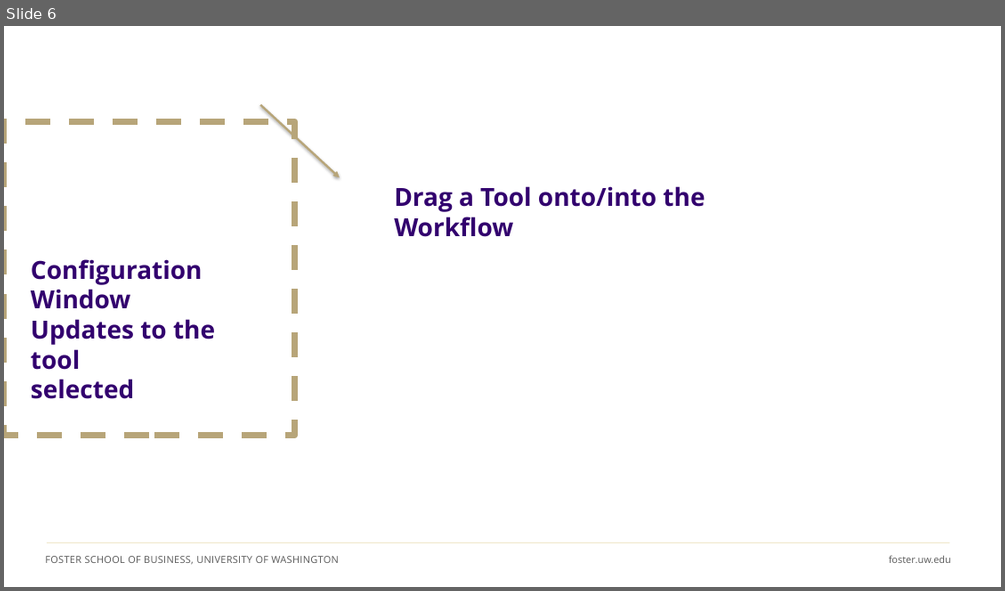
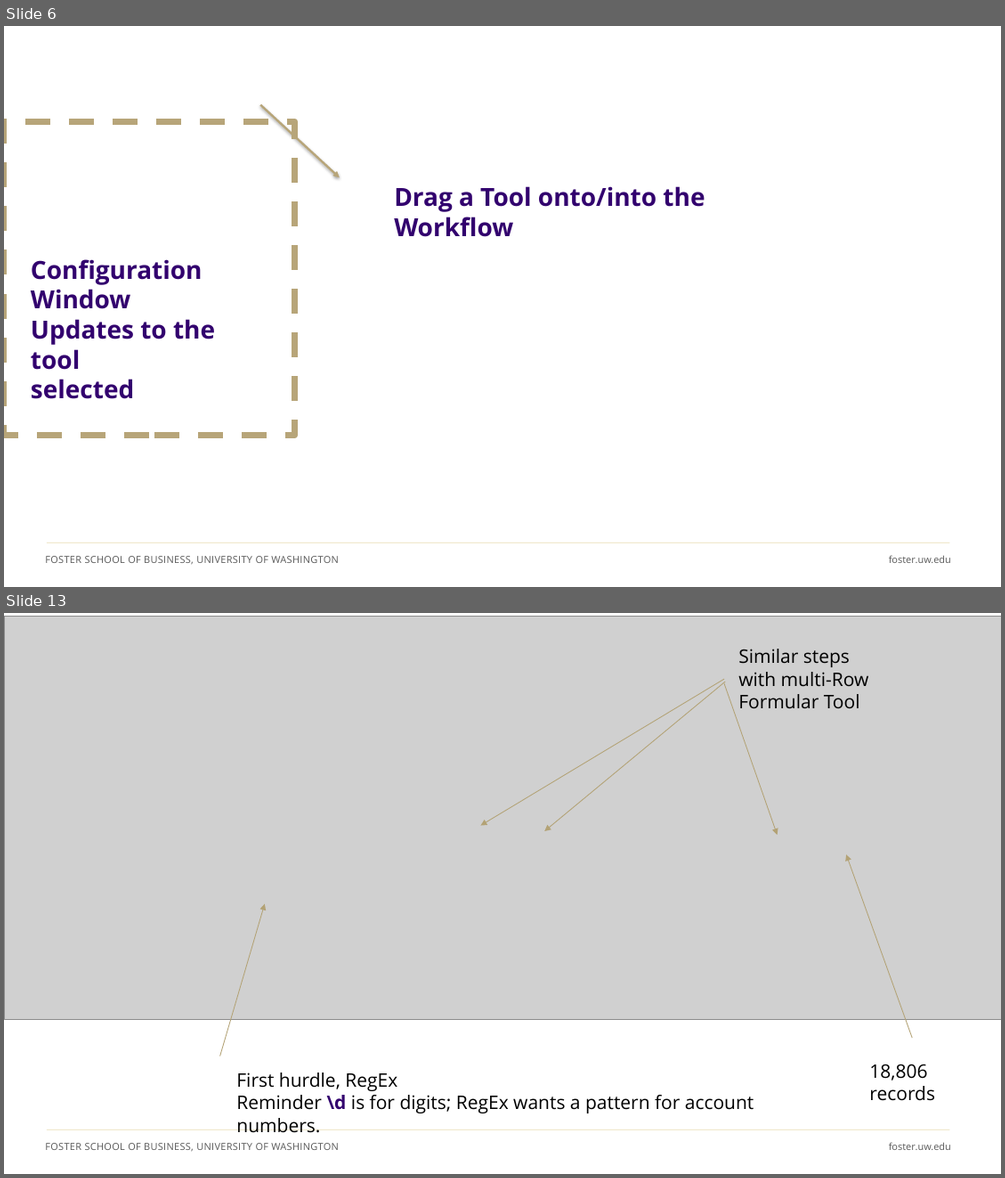
Before and after one commit to ashercurtis/slides.io, a slide deck: ACCTG320/ACCTG320Class11_2026.pptx. Shown one above the other, each under a label of ours: slide 6 before the commit, slides 6 and 13 after it; the slides between them are not shown. The pictures are 1005x591 and 1005x1178 pixels, drawn with LibreOffice and Linux fonts; fonts in the diff are those of the drawing; grey boxes stand for pictures; background and template pictures are left out. Boxes give left, top, right and bottom in pixels: in the first picture for what was removed or moved away, otherwise in the second. Text is boxed around its words. In the diff, an @@ line names an element or a change of style, - is before the commit and + after.

```diff
--- a/ACCTG320/ACCTG320Class11_2026.pptx
+++ b/ACCTG320/ACCTG320Class11_2026.pptx
@@ slide 13 added at (4,613,1001,1174), background #FFFFFF; not listed: 3 template elements that a slide beside it also shows @@
@@ picture added at (4,616,1001,1020) @@
@@ text added at (738,649,869,708), 18 pt, text #000000 @@
+Similar steps with multi-Row Formular Tool
@@ arrow added from (724, 679) to (481, 826), #B4A275 0.75 pt @@
@@ arrow added from (726, 682) to (544, 831), #B4A275 0.75 pt @@
@@ arrow added from (724, 683) to (777, 835), #B4A275 0.75 pt @@
@@ arrow added from (913, 1038) to (846, 854), #B4A275 0.75 pt @@
@@ arrow added from (220, 1055) to (265, 904), #B4A275 0.75 pt @@
@@ text added at (869,1063,935,1101), 18 pt, text #000000 @@
+18,806 records
@@ text added at (236,1072,754,1113), 18 pt, text #000000 @@
+First hurdle, RegEx
+Reminder \d is for digits; RegEx wants a pattern for account numbers.
```
Also in this commit, not shown: 7 slides changed, 2 other slides added, 10 slides removed, 1 other file.
